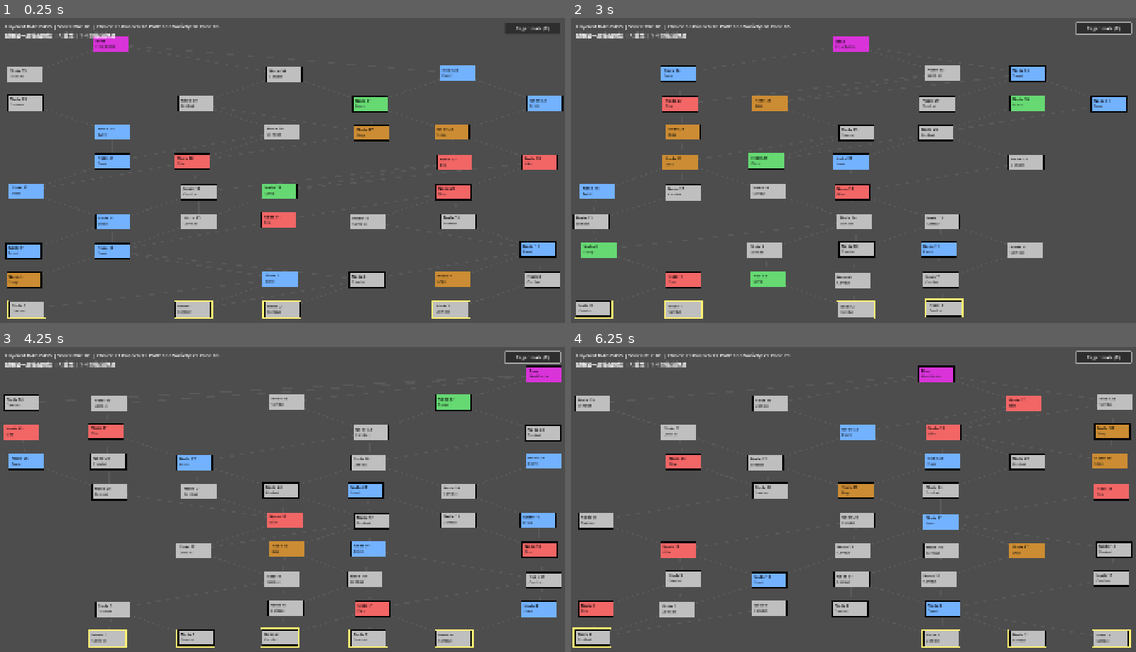
Above: before the commit, frames 1-4 (two rows, left to right).
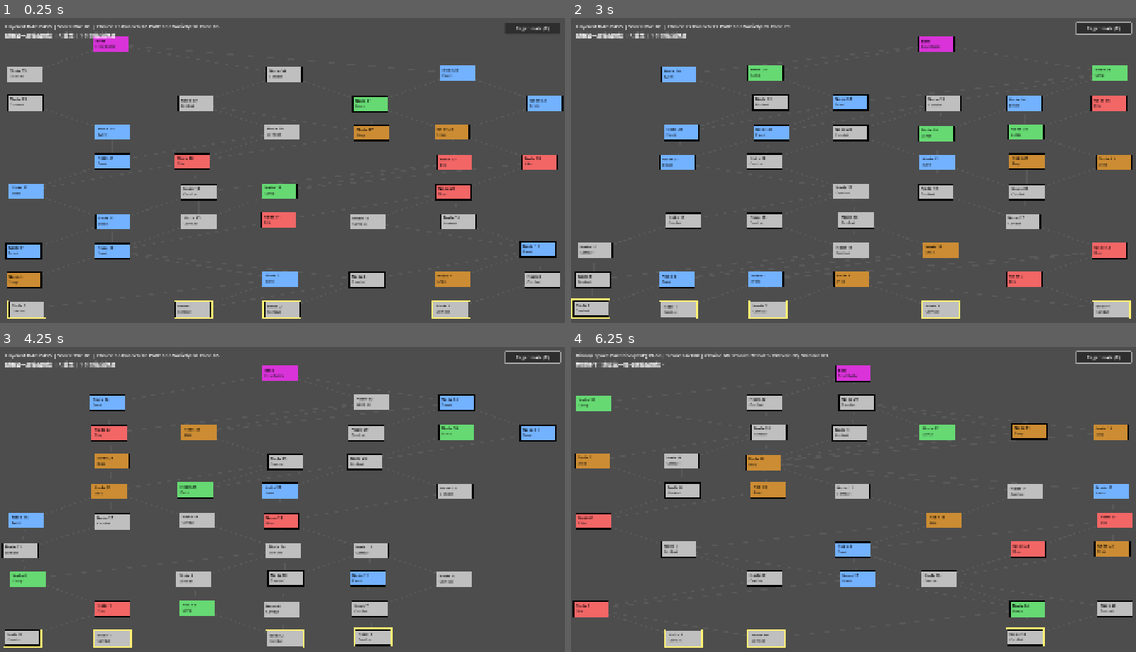
Above: after the commit, the same moments.

Repository: YM1247/114-2_dsap_project
Game: Godot game, scene res://src/scenes/main.tscn
Same seed, same stepped clock (60 frames per second), same inputs: the game is played once before the commit and once after it.
Inputs (mouse positions are in pixels of both pictures, inside the frame that each line leads up to):
- Up to frame 1 (0.25 s): no input
- Up to frame 2 (3 s): click "Regenerate (R)" at 0.5 s; click "Regenerate (R)" at 1.25 s; click "Regenerate (R)" at 2 s; tap Enter at 2.75 s; move the mouse to (853, 176) at 2.77 s; tap 4 at 2.85 s; click (853, 176) at 2.92 s
- Up to frame 3 (4.25 s): tap Space at 3.5 s; move the mouse to (169, 520) at 3.52 s; tap 4 at 3.6 s; click (169, 520) at 3.67 s
- Up to frame 4 (6.25 s): tap Enter at 4.25, 5.75 s; move the mouse to (910, 435) at 4.27 s; tap R at 4.35 s; click (910, 435) at 4.42 s; tap 4 at 4.55, 5.3, 6.05 s; tap Space at 5 s; move the mouse to (825, 569) at 5.02 s; tap 1 at 5.1 s; click (825, 569) at 5.17 s; move the mouse to (1023, 554) at 5.77 s; tap 2 at 5.85 s; click (1023, 554) at 5.92 s

The runs differ from the first frame. In frame 1, less than 0.1% of the frame differs, in the area x 15-16%, y 5-7%; in frame 2, 17%; in frame 3, 17%; in frame 4, 18%, in the area x 0-100%, y 2-99%.

Commit message:
Remove CSP algorithm and references
- Delete map_generator_csp.gd and map_generator_csp.gd.uid
- Remove CSP constants and case from factory
- Remove CSP switching logic from main.gd
- Update algorithm count documentation from 1-4 to 1-3

Focus now shifts to scoring system optimization instead.

Diff:
--- a/src/scripts/main.gd
+++ b/src/scripts/main.gd
@@ -148,7 +148,7 @@
 	else:
 		score_line_text = "[Invalid or incomplete map data]"
 
-	_set_action_text("點選第一層節點開始 | R 重生 | 1-4 切換演算法")
+	_set_action_text("點選第一層節點開始 | R 重生 | 1-3 切換演算法")
 	queue_redraw()
 
 func _compute_node_positions() -> void:
@@ -210,7 +210,7 @@
 	if event is InputEventKey and event.pressed and event.keycode == KEY_R:
 		_generate_new_map()
 
-	# 按 1-4 切換演算法
+	# 按 1-3 切換演算法
 	if event is InputEventKey and event.pressed:
 		match event.keycode:
 			KEY_1:
@@ -219,8 +219,6 @@
 				_switch_algorithm("bsp")
 			KEY_3:
 				_switch_algorithm("forest")
-			KEY_4:
-				_switch_algorithm("csp")
 
 func _switch_algorithm(algorithm: String) -> void:
 	var new_gen = factory.create_generator(algorithm)
--- a/src/scripts/map_generator_csp.gd
+++ /dev/null
@@ -1,21 +0,0 @@
-extends MapGeneratorBase
-class_name MapGeneratorCSP
-
-## CSP 演算法實現（約束滿足問題求解）
-## 特點：完全保證規則滿足
-## 優勢：規則合規率 100%、但速度較慢
-## 狀態：開發中
-
-func generate_map() -> Dictionary:
-	# TODO: 實現 CSP 演算法
-	push_error("CSP generator not yet implemented")
-	return {}
-
-func verify_connectivity(map_data: Dictionary) -> Dictionary:
-	return _verify_connectivity_impl(map_data)
-
-func get_algorithm_name() -> String:
-	return "Constraint Satisfaction Problem (CSP)"
-
-func get_algorithm_description() -> String:
-	return "Rule-driven generation with guaranteed constraint satisfaction"
--- a/src/scripts/map_generator_factory.gd
+++ b/src/scripts/map_generator_factory.gd
@@ -5,7 +5,6 @@
 
 const ALGORITHM_DAG = "dag"
 const ALGORITHM_BSP = "bsp"
-const ALGORITHM_CSP = "csp"
 const ALGORITHM_FOREST = "forest"
 
 var available_algorithms: Array = [ALGORITHM_DAG]
@@ -17,8 +16,6 @@
 			return MapGeneratorDAG.new()
 		ALGORITHM_BSP:
 			return MapGeneratorBSP.new()
-		ALGORITHM_CSP:
-			return MapGeneratorCSP.new()
 		ALGORITHM_FOREST:
 			return MapGeneratorForest.new()
 		_:
@@ -39,6 +36,5 @@
 	available_algorithms = [
 		ALGORITHM_DAG,
 		ALGORITHM_BSP,
-		ALGORITHM_FOREST,  # 已實現
-		# ALGORITHM_CSP      # 待實現
+		ALGORITHM_FOREST
 	]
Not shown, added: src/scripts/algorithm_comparison.gd.uid
Not shown, removed: src/scripts/map_generator_csp.gd.uid
